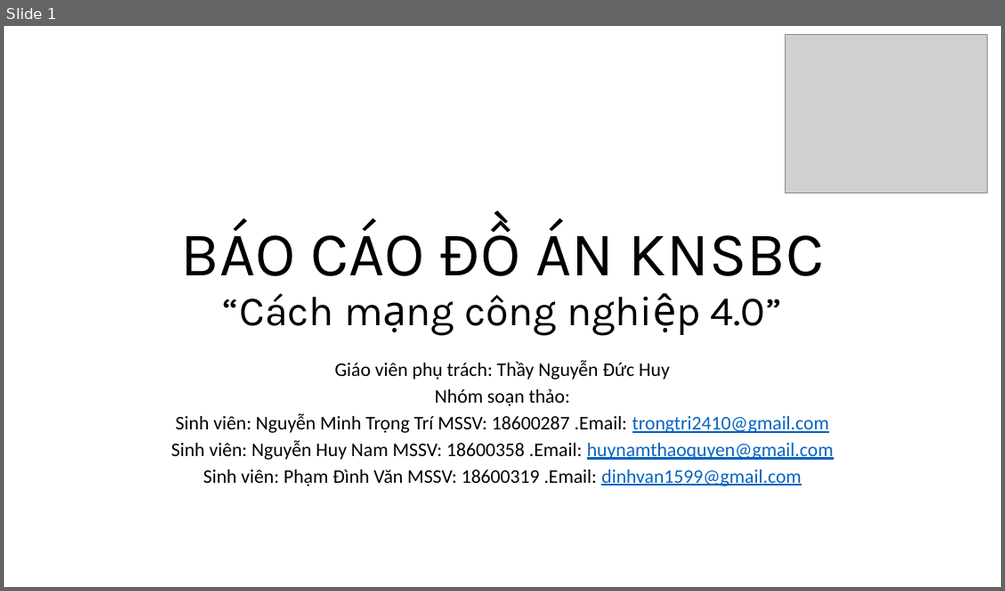
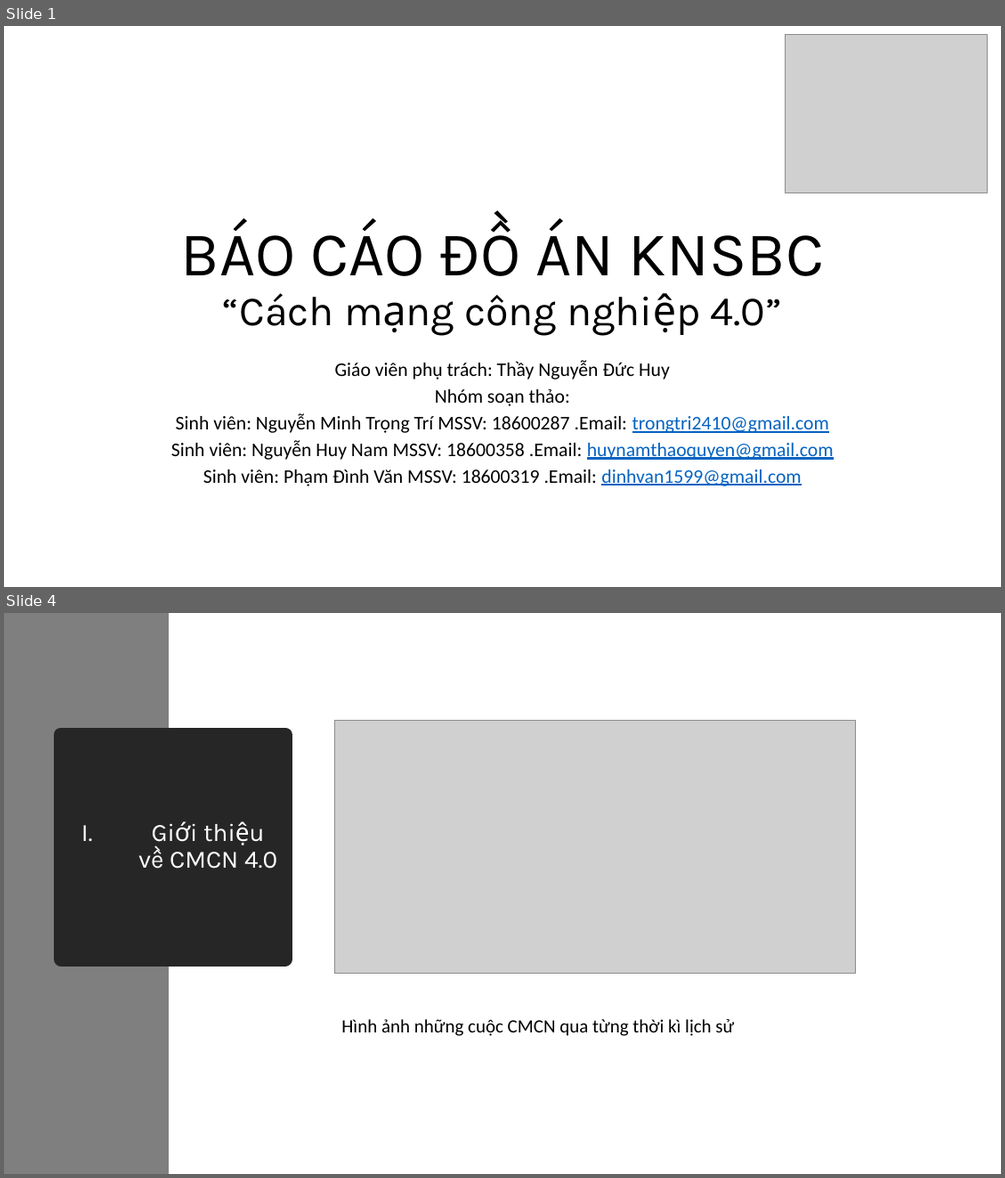
Before and after one commit to TriNguyen24102000/-n-Th-c-H-nh-CMCN-4.0, a slide deck: BÁO CÁO ĐỒ ÁN KNSBC.pptx. Shown one above the other, each under a label of ours: slide 1 before the commit, slides 1 and 4 after it; the slides between them are not shown. The pictures are 1005x591 and 1005x1178 pixels, drawn with LibreOffice and Linux fonts; fonts in the diff are those of the drawing; grey boxes stand for pictures. Boxes give left, top, right and bottom in pixels: in the first picture for what was removed or moved away, otherwise in the second. Text is boxed around its words. In the diff, an @@ line names an element or a change of style, - is before the commit and + after.

```diff
--- a/BÁO CÁO ĐỒ ÁN KNSBC.pptx
+++ b/BÁO CÁO ĐỒ ÁN KNSBC.pptx
@@ slide 4 added at [4,613,1001,1174], background #FFFFFF @@
@@ rectangle added at [4,613,169,1174], fill #7F7F7F @@
@@ title added at [61,735,285,959], fill #262626, outline #262626 13.75 pt, 24 pt, text #FFFFFF @@
+I. Giới thiệu về CMCN 4.0
@@ picture added at [334,721,856,973] @@
@@ text added at [341,1019,734,1036], 18 pt, text #000000 @@
+Hình ảnh những cuộc CMCN qua từng thời kì lịch sử
```
Also in this commit, not shown: 1 slide changed, 1 other slide added, 1 slide removed.
